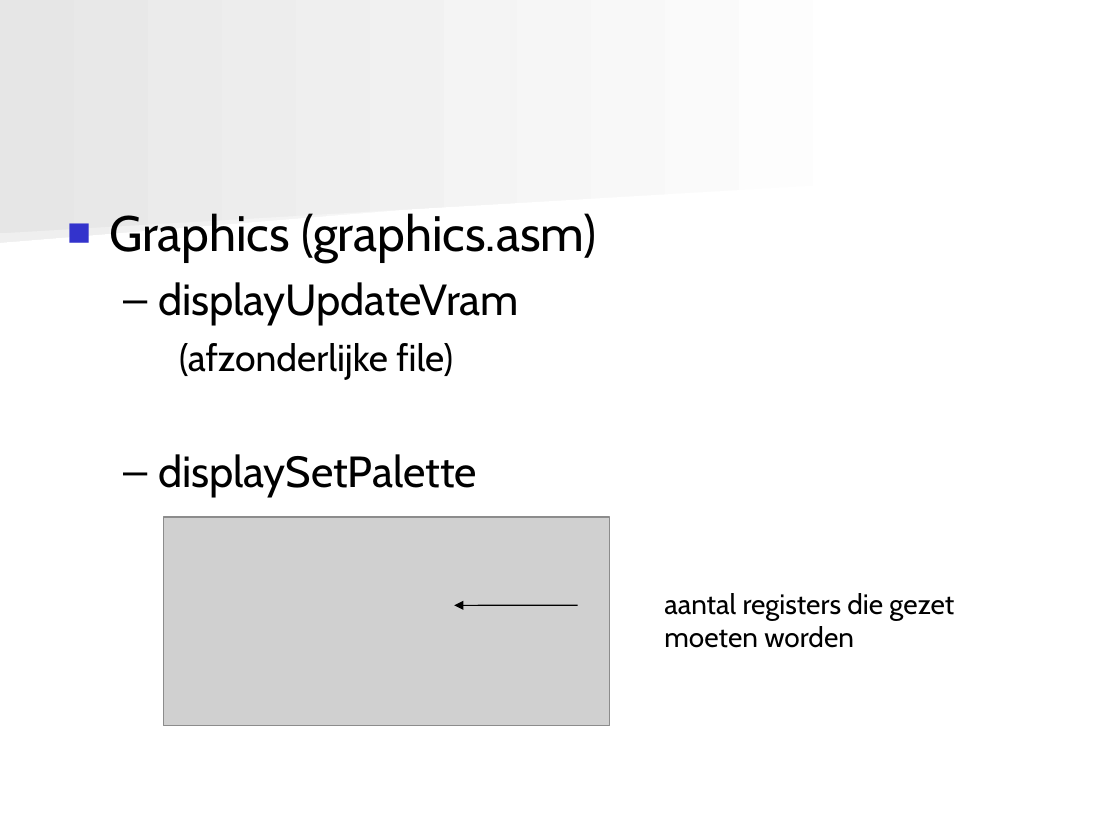
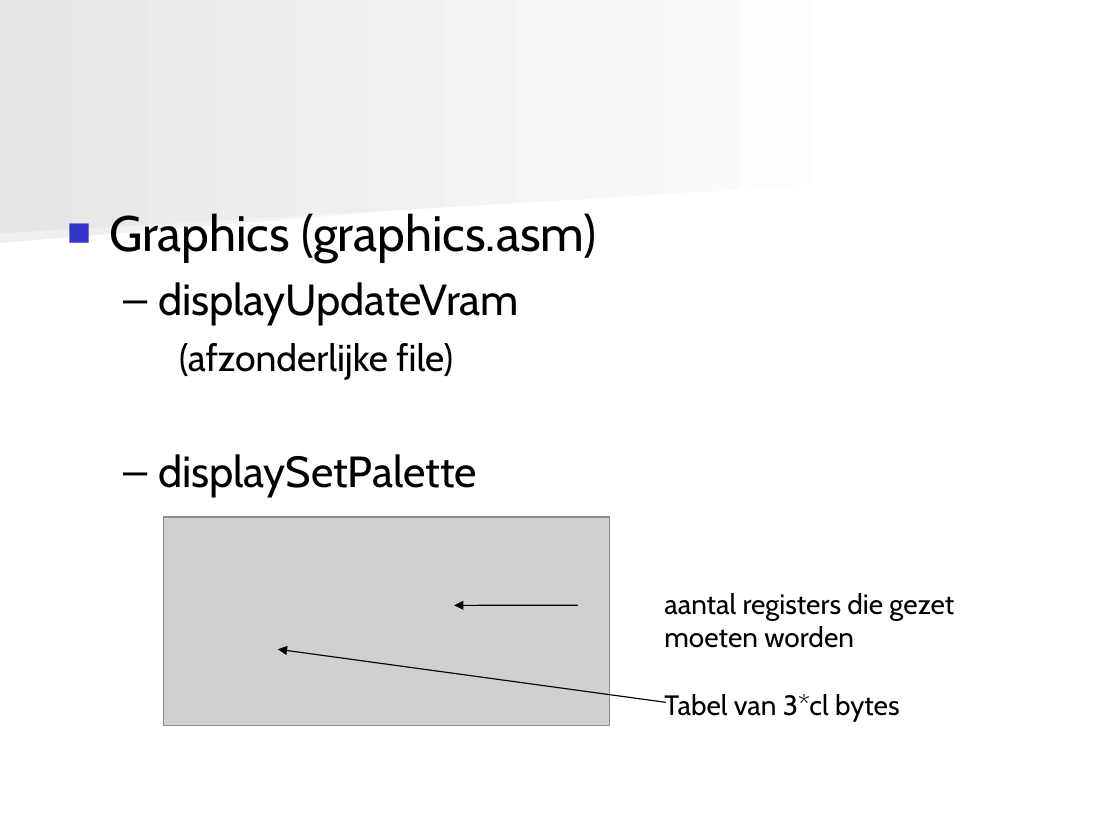
Before and after one commit to angryzor/space_invaders_8086, a slide deck: slide 11 of Presentatie.ppt. Drawn at 1120x840 pixels with LibreOffice and Linux fonts; fonts in the diff are those of the drawing; grey boxes stand for pictures. Boxes give left, top, right and bottom in pixels: in the first picture for what was removed or moved away, otherwise in the second. Text is boxed around its words. In the diff, an @@ line names an element or a change of style, - is before the commit and + after.

```diff
--- a/Presentatie.ppt
+++ b/Presentatie.ppt
@@ arrow added from (665, 702) to (278, 650), #000000 0.74 pt @@
@@ text at [664, 694, 900, 721]: paragraph added @@
+Tabel van 3*cl bytes
```
Also in this commit, not shown: 1 other slide changed, 4 other files.
